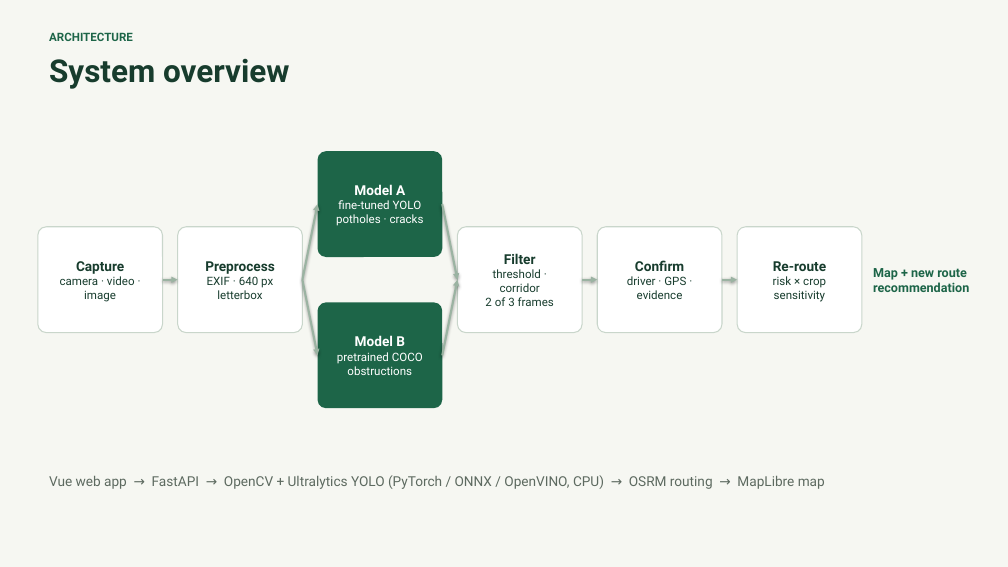
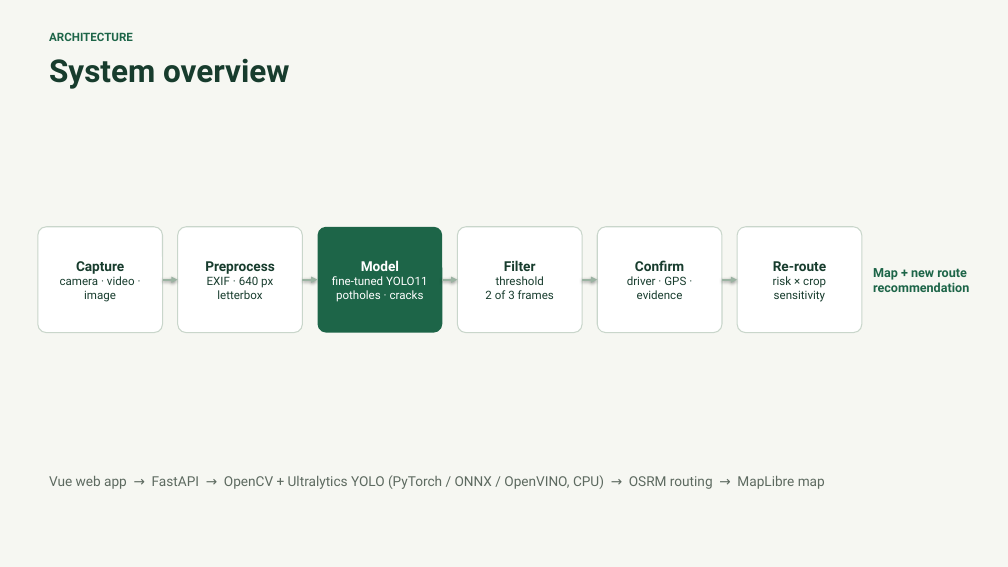
Before and after one commit to Nezraaaa/AniRoute, a slide deck: slide 5 of presentation/AniRoute_CSST106.pptx. Drawn at 1008x567 pixels with LibreOffice and Linux fonts; fonts in the diff are those of the drawing. Boxes give left, top, right and bottom in pixels: in the first picture for what was removed or moved away, otherwise in the second. Text is boxed around its words. In the diff, an @@ line names an element or a change of style, - is before the commit and + after.

```diff
--- a/presentation/AniRoute_CSST106.pptx
+++ b/presentation/AniRoute_CSST106.pptx
@@ rounded rectangle "Model": place and size @@
-rounded rectangle "Model" at <box>318,151,442,257</box>
+rounded rectangle "Model" at <box>318,227,442,333</box>
@@ text in rounded rectangle at <box>332,260,428,302</box>: text changed @@
-Model A
-fine-tuned YOLO
-potholes · cracks
+Model
+fine-tuned YOLO11
+potholes · cracks
@@ arrow moved from (302, 280) - (318, 204) to (302, 280) - (318, 280) @@
@@ arrow removed from (302, 280) to (318, 355) @@
@@ arrow moved from (442, 204) - (457, 280) to (442, 280) - (457, 280) @@
@@ arrow removed from (442, 355) to (457, 280) @@
@@ text in rounded rectangle at <box>485,276,554,299</box>: text changed @@
-threshold · corridor
-2 of 3 frames
+threshold
+2 of 3 frames
@@ rounded rectangle removed at <box>318,302,442,408</box> @@
-Model B
-pretrained COCO
-obstructions
```
Also in this commit, not shown: 5 other slides changed, 37 other files.
